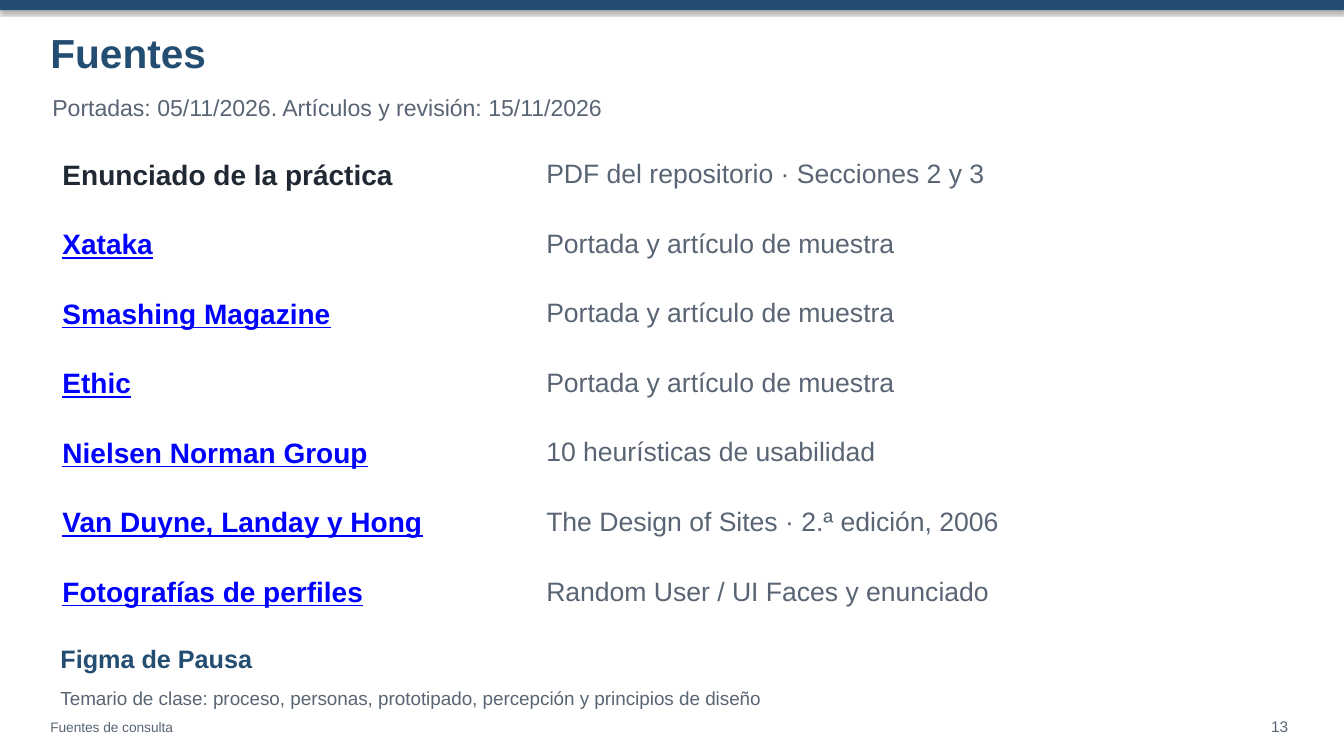
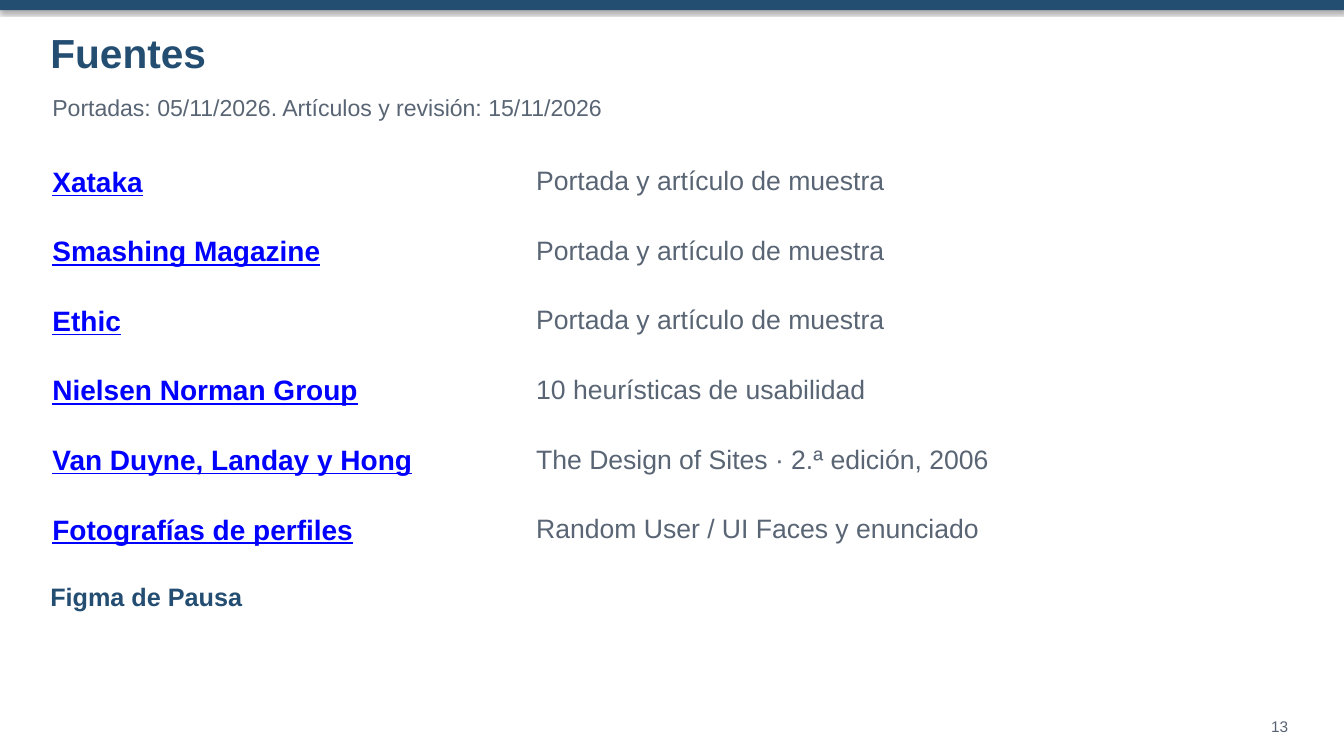
Before and after one commit to alexandruraboaca00/Practica_interfaces_usuario_2026, a slide deck: slide 13 of doc/Pausa_Presentacion_Punto_6.pptx. Drawn at 1344x756 pixels with LibreOffice and Linux fonts; fonts in the diff are those of the drawing. Boxes give left, top, right and bottom in pixels: in the first picture for what was removed or moved away, otherwise in the second. Text is boxed around its words. In the diff, an @@ line names an element or a change of style, - is before the commit and + after.

```diff
--- a/doc/Pausa_Presentacion_Punto_6.pptx
+++ b/doc/Pausa_Presentacion_Punto_6.pptx
@@ text removed at [62, 164, 392, 190] @@
-Enunciado de la práctica
@@ text removed at [546, 163, 984, 189] @@
-PDF del repositorio · Secciones 2 y 3
@@ 8 texts: place and size @@
-8 texts at [62, 233, 988, 607]
+8 texts at [52, 170, 978, 545]
@@ 5 texts: place and size @@
-5 texts at [60, 302, 998, 674]
+5 texts at [50, 240, 988, 612]
@@ text removed at [60, 691, 760, 709] @@
-Temario de clase: proceso, personas, prototipado, percepción y principios de diseño
@@ text removed at [50, 722, 173, 732] @@
-Fuentes de consulta
```
Also in this commit, not shown: 11 other slides changed, 1 slide added, 1 slide removed, 2 other files.
